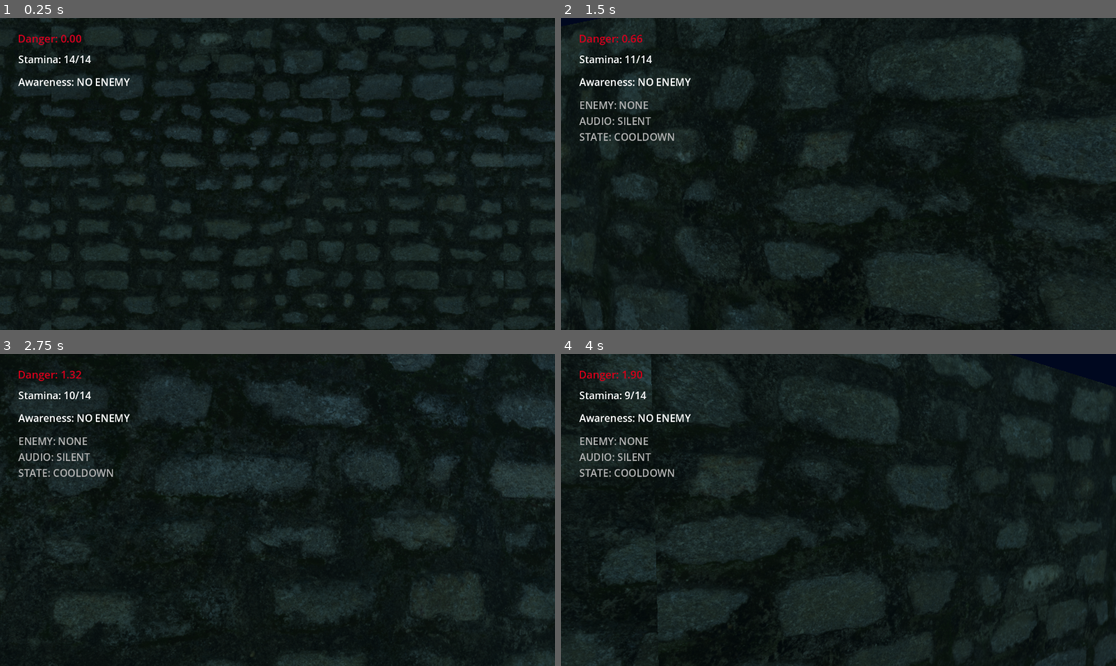
Above: before the commit, frames 1-4 (two rows, left to right).
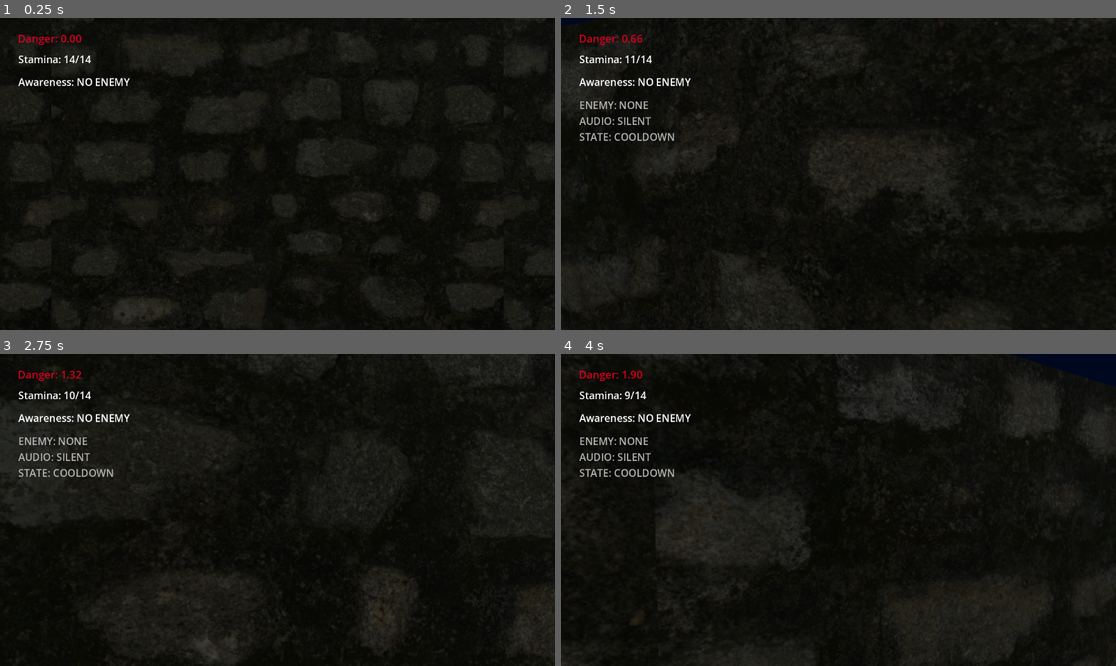
Above: after the commit, the same moments.

Repository: shrg29/finalprojectATCG
Game: Godot game, scene res://scenes/test_level.tscn
The game is run twice, just before and just after one commit, with the same random seed, the same clock (stepped at 60 frames per second) and the same inputs.
Inputs (mouse positions are in pixels of both pictures, inside the frame that each line leads up to):
- Up to frame 1 (0.25 s): no input
- Up to frame 2 (1.5 s): tap Enter at 0.5 s; move the mouse to (866, 174) at 0.52 s; hold Shift (sprint) 0.53-1.28 s; hold W (move_forward) from 0.53 s (still down); tap Space (jump) at 0.77 s; move the mouse to (810, 174) at 1.27 s; tap Shift (sprint) at 1.35 s
- Up to frame 3 (2.75 s): keep holding W (move_forward); tap Space (jump) at 1.52 s; move the mouse to (288, 503) at 2.02 s; hold Shift (sprint) from 2.03 s (still down)
- Up to frame 4 (4 s): keep holding W (move_forward); move the mouse to (832, 516) at 2.77 s; release Shift (sprint) at 2.78 s; tap Shift (sprint) at 2.85 s; tap Space (jump) at 3.02, 3.77 s; move the mouse to (877, 513) at 3.52 s; hold Shift (sprint) from 3.53 s (still down)

The runs differ from the first frame. In frame 1, 22% of the frame differs, in the area x 0-100%, y 0-100%; in frame 2, 23%; in frame 3, 22%; in frame 4, 22%.

Commit message:
updated maze

Diff:
--- a/final-project-actg/scenes/test_level.tscn
+++ b/final-project-actg/scenes/test_level.tscn
@@ -22,7 +22,7 @@
 glow_bloom = 0.1
 fog_light_color = Color(0.1483027, 0.2418809, 0.28377596, 1)
 volumetric_fog_enabled = true
-volumetric_fog_albedo = Color(0.05117902, 0.19859737, 0.22833616, 1)
+volumetric_fog_albedo = Color(0.0073355837, 0.17366254, 0.25523767, 1)
 volumetric_fog_emission_energy = 0.4
 adjustment_brightness = 0.42
 
@@ -55,7 +55,7 @@
 size = Vector3(0.007, 0.4, 0)
 
 [sub_resource type="StandardMaterial3D" id="StandardMaterial3D_hsoxx"]
-albedo_color = Color(1.3461569e-07, 0.093095414, 6.016344e-09, 1)
+albedo_color = Color(0.003391289, 0.08240492, 0, 1)
 
 [sub_resource type="PlaneMesh" id="PlaneMesh_x4b8f"]
 material = SubResource("StandardMaterial3D_hsoxx")
@@ -72,7 +72,7 @@
 
 [node name="MoonLight" type="DirectionalLight3D" parent="."]
 transform = Transform3D(0.8660254, -0.35355338, 0.35355338, 0, 0.70710677, 0.70710677, -0.5, -0.6123724, 0.6123724, -0.2537079, 1.2563438, -0.6434746)
-light_color = Color(0.44209185, 0.66279614, 0.7841313, 1)
+light_color = Color(0.45928192, 0.50988704, 0.54789233, 1)
 shadow_enabled = true
 shadow_bias = 0.692
 shadow_opacity = 0.75
--- a/final-project-actg/scenes/wall_scene.tscn
+++ b/final-project-actg/scenes/wall_scene.tscn
@@ -6,7 +6,7 @@
 [sub_resource type="StandardMaterial3D" id="StandardMaterial3D_dmn8w"]
 albedo_texture = ExtResource("2_deuai")
 roughness_texture = ExtResource("2_1cish")
-uv1_scale = Vector3(1.455, 1.455, 1.455)
+uv1_scale = Vector3(0.685, 0.685, 0.685)
 uv1_triplanar = true
 
 [sub_resource type="BoxMesh" id="BoxMesh_jgun7"]
